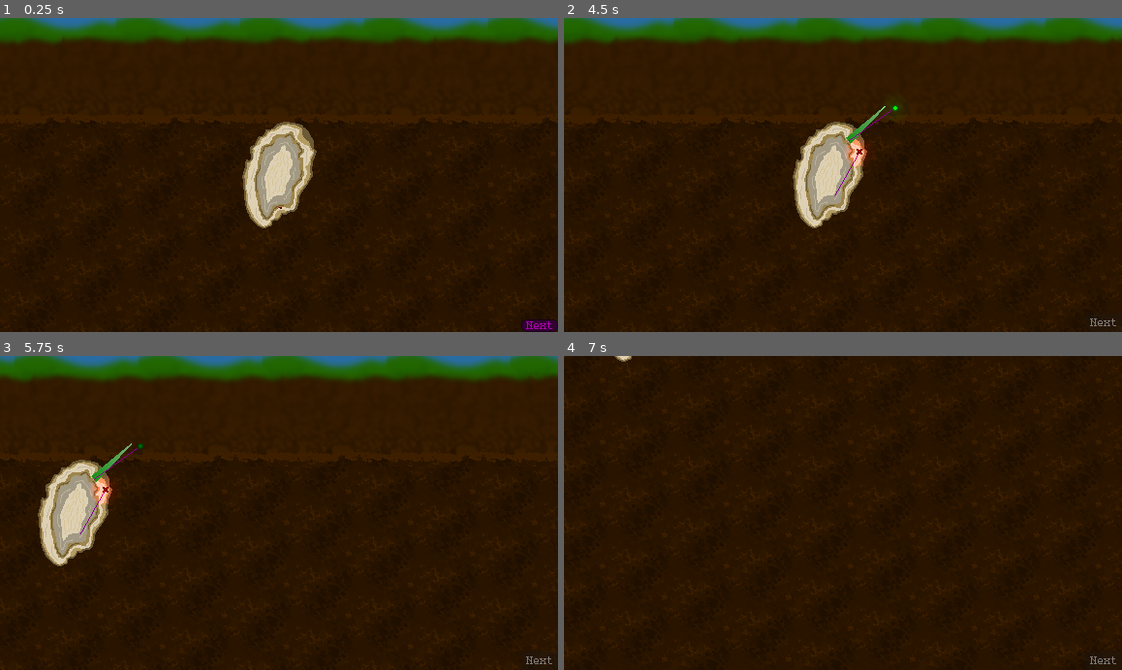
Above: before the commit, frames 1-4 (two rows, left to right).
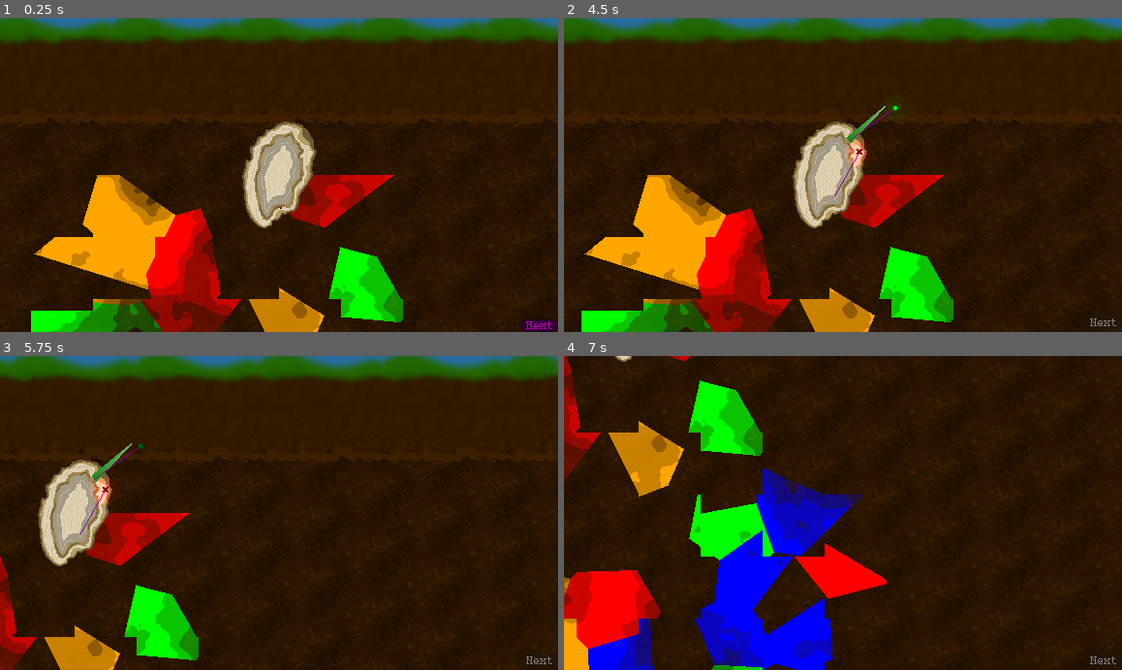
Above: after the commit, the same moments.

Repository: dragonryan06/trellis
Game: Godot game, scene res://test_world.tscn
Two runs of this game, one before a commit and one after it. Both use one fixed random seed, a clock stepped at 60 frames per second and the inputs below.
Inputs (mouse positions are in pixels of both pictures, inside the frame that each line leads up to):
- Up to frame 1 (0.25 s): no input
- Up to frame 2 (4.5 s): click "Next" at 0.5 s; click "Next" at 1.25 s; click "Next" at 2 s; tap Enter at 2.75 s; drag from (859, 143) to (898, 105) at 2.77 s; tap Space at 3.5 s; drag from (843, 206) to (898, 105) at 3.52 s; move the mouse to (898, 105) at 4.27 s; hold Right (camera_pan_right) from 4.28 s (still down); click (898, 105) at 4.42 s
- Up to frame 3 (5.75 s): release Right (camera_pan_right) at 5 s; drag from (251, 575) to (178, 491) at 5.02 s
- Up to frame 4 (7 s): tap Enter at 5.75 s; move the mouse to (1010, 560) at 5.77 s; hold Down (camera_pan_down) 5.78-6.5 s; click (1010, 560) at 5.92 s; drag from (675, 465) to (670, 356) at 6.52 s

The runs differ from the first frame. In frame 1, 16% of the frame differs, in the area x 5-73%, y 50-100%; in frame 2, 16%; in frame 3, 6.0%; in frame 4, 22%, in the area x 0-58%, y 0-100%.

Commit message:
Faster voronoi region determination

Diff:
--- a/generation/soil_resources.gd
+++ b/generation/soil_resources.gd
@@ -2,14 +2,14 @@
 
 const IMAGE_DIM := Vector2i(512, 512)
 const GRID_DIM := Vector2i(8, 8)
-const VORONOI_SEEDS: Dictionary[String, Color] = {
+const RESOURCE_TYPES: Dictionary[String, Color] = {
 	"nothing" : Color("transparent"),
 	"water" : Color("blue"),
 	"ichor" : Color("green"),
 	"phosphor" : Color("red"),
 	"ambrose" : Color("orange")
 }
-const SEED_WEIGHTS: Dictionary[String, float] = {
+const RESOURCE_WEIGHTS: Dictionary[String, float] = {
 	"nothing" : 0.75,
 	"water" : 0.0625,
 	"ichor" : 0.0625,
@@ -17,24 +17,42 @@
 	"ambrose" : 0.0625
 }
 
+## Every "chunk" spawns one voronoi seed, which later becomes a resource node.
+## To find what resource node you lie in the voronoi region of, first find the
+## chunk you're in, and then compare distances of that chunk's and each of its
+## neighbors' nodes with your position.
+
+# Pairing of chunk position to node (voronoi seed) position
+var _chunks: Dictionary[Vector2i, Vector2i]
+
+# Pairing of node (voronoi seed) position to resource type
+var _resource_nodes: Dictionary[Vector2i, String]
+
 func _ready() -> void:
 	var sprite = Sprite2D.new()
 	sprite.texture = ImageTexture.create_from_image(_generate_resources())
+	@warning_ignore("integer_division")
+	sprite.position.y = IMAGE_DIM.y / 2
 	add_child(sprite)
 
 func _generate_resources() -> Image:
+	print("Generating soil resources...")
+	var t_start = Time.get_unix_time_from_system()
+
 	var image := Image.create(IMAGE_DIM.x, IMAGE_DIM.y, false, Image.FORMAT_RGBA8) # format doesn't necessarily have to be this internally
-	var seeds: Dictionary[Vector2i, String]
+
 	@warning_ignore("integer_division")
 	var chunk_size := IMAGE_DIM / GRID_DIM
 
 	for y in range(GRID_DIM.y):
 		for x in range(GRID_DIM.x):
-			var voronoi_seed = RandomHelper.get_weighted_random_key(SEED_WEIGHTS)
-			seeds[Vector2i(
+			var resource = RandomHelper.get_weighted_random_key(RESOURCE_WEIGHTS)
+			var location = Vector2i(
 				randi_range(x * chunk_size.x, x * chunk_size.x + chunk_size.x),
 				randi_range(y * chunk_size.y, y * chunk_size.y + chunk_size.y)
-			)] = voronoi_seed
+			)
+			_chunks[Vector2i(x, y)] = location
+			_resource_nodes[location] = resource
 
 	var noise = FastNoiseLite.new()
 	noise.noise_type = FastNoiseLite.TYPE_SIMPLEX
@@ -46,16 +64,35 @@
 			var nearest_distance := INF
 			var nearest: String
 
-			for voronoi_seed: Vector2i in seeds.keys():
+			for voronoi_seed in _get_local_and_neighboring_voronoi_seeds(Vector2i(x, y)):
+				if (voronoi_seed == null):
+					continue
+
 				var dist = voronoi_seed.distance_squared_to(Vector2i(x, y))
 				if (dist < nearest_distance):
 					nearest_distance = dist
-					nearest = seeds[voronoi_seed]
+					nearest = _resource_nodes[voronoi_seed]
 
 			image.set_pixel(x, y, Color(
-				VORONOI_SEEDS[nearest].r,
-				VORONOI_SEEDS[nearest].g,
-				VORONOI_SEEDS[nearest].b,
-				VORONOI_SEEDS[nearest].a * snapped(noise.get_noise_2d(x,y) + 0.75, 0.25)))
+				RESOURCE_TYPES[nearest].r,
+				RESOURCE_TYPES[nearest].g,
+				RESOURCE_TYPES[nearest].b,
+				RESOURCE_TYPES[nearest].a * snapped(noise.get_noise_2d(x,y) + 0.75, 0.25)))
+
+	print("...done (%.2fs)" % (Time.get_unix_time_from_system() - t_start))
 
 	return image
+
+func _get_local_and_neighboring_voronoi_seeds(location: Vector2i) -> Array:
+	@warning_ignore("integer_division")
+	var chunk_pos = Vector2i(
+		location.x / (IMAGE_DIM.x / GRID_DIM.x),
+		location.y / (IMAGE_DIM.y / GRID_DIM.y)
+	)
+	return [
+		_chunks.get(chunk_pos),
+		_chunks.get(chunk_pos + Vector2i.UP),
+		_chunks.get(chunk_pos + Vector2i.DOWN),
+		_chunks.get(chunk_pos + Vector2i.LEFT),
+		_chunks.get(chunk_pos + Vector2i.RIGHT)
+	]
--- a/test_world.tscn
+++ b/test_world.tscn
@@ -10,6 +10,7 @@
 [ext_resource type="Texture2D" uid="uid://dh3k7vctrojla" path="res://backdrop/dirt_surface_2.png" id="4_kt6p6"]
 [ext_resource type="Texture2D" uid="uid://c2xvty6q1f2dq" path="res://backdrop/dirt_surface_3.png" id="4_uu1iw"]
 [ext_resource type="Texture2D" uid="uid://bigjmp61udysq" path="res://backdrop/hills.png" id="5_4tg7h"]
+[ext_resource type="PackedScene" uid="uid://is0paf2w24vv" path="res://generation/soil_resources.tscn" id="11_5457m"]
 
 [node name="TestWorld" type="Node2D" unique_id=1425755023]
 script = ExtResource("1_1lwx6")
@@ -82,6 +83,8 @@
 [node name="PlayerCamera" type="Camera2D" parent="." unique_id=524478451]
 script = ExtResource("3_dsnr4")
 
+[node name="SoilResources" parent="." unique_id=1074567782 instance=ExtResource("11_5457m")]
+
 [node name="PlayerCore" parent="." unique_id=435886559 instance=ExtResource("3_1lwx6")]
 
 [node name="HUD" type="CanvasLayer" parent="." unique_id=830647743]
